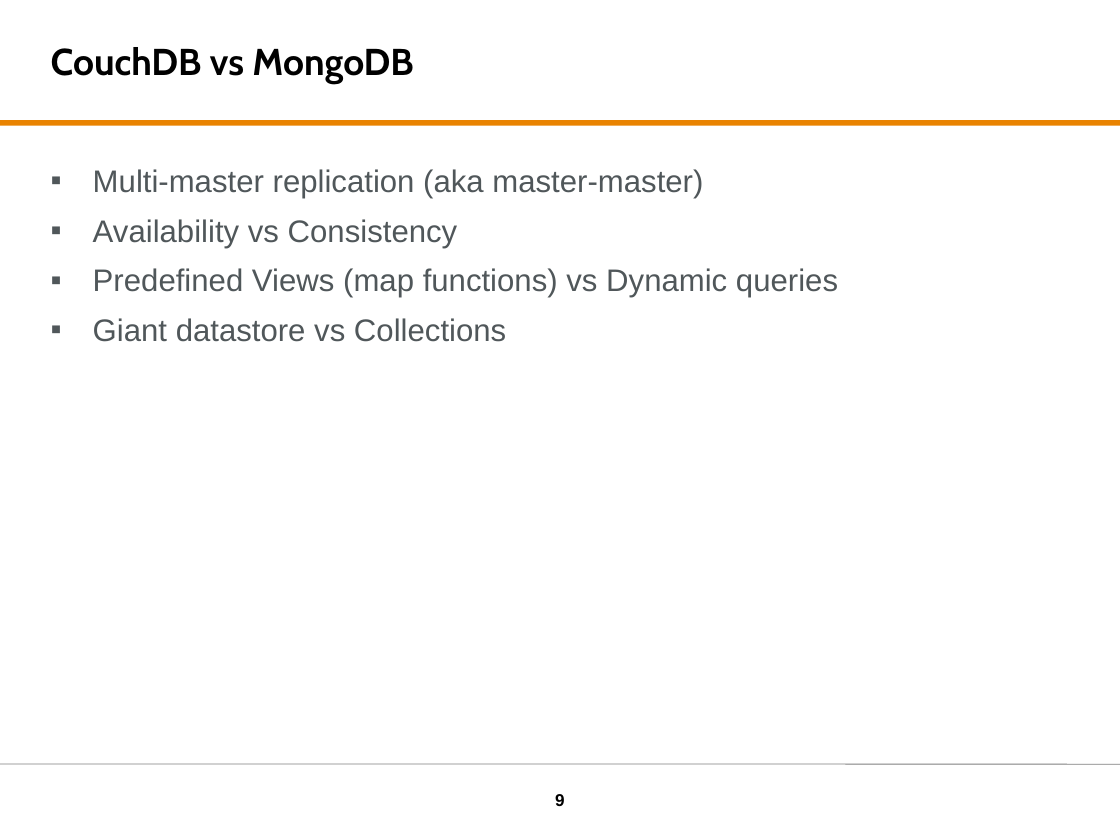
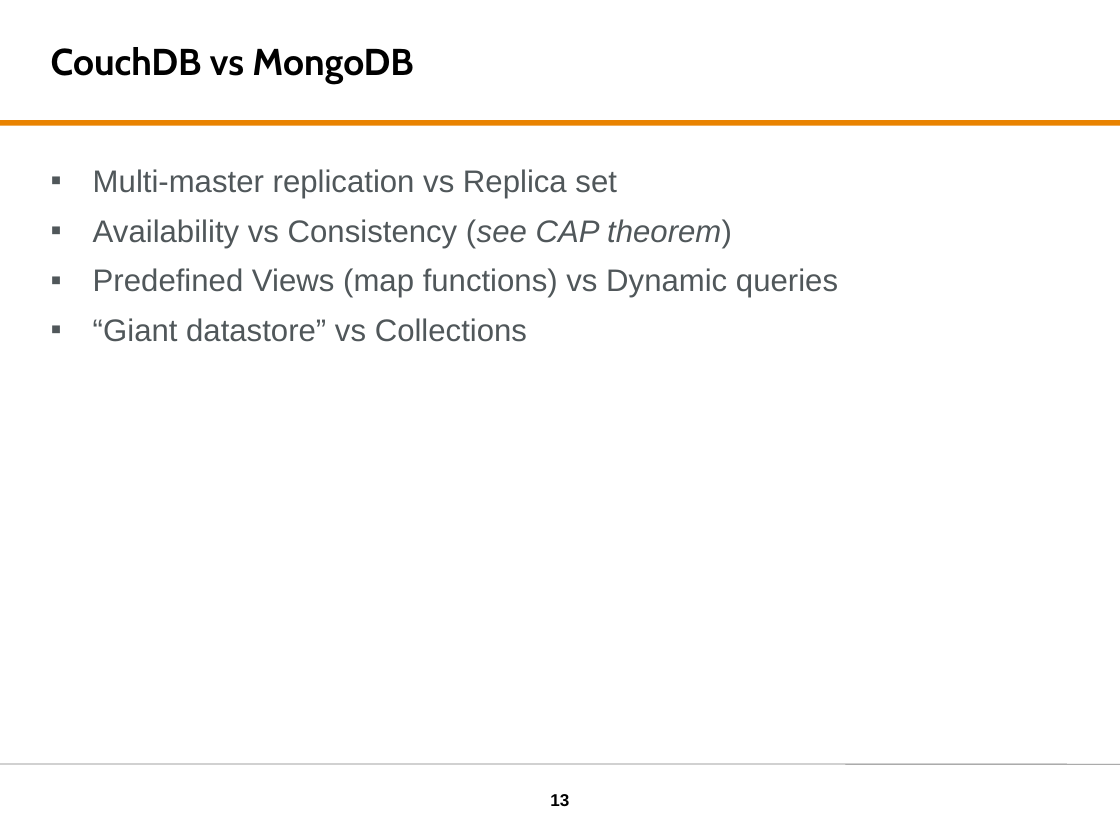
Before and after one commit to tomvdbulck/couchdb_initiation, a slide deck: slide 13 of presentation/Big Data - CouchDB.pptx (slide 9 before the commit). Drawn at 1120x840 pixels with LibreOffice and Linux fonts; fonts in the diff are those of the drawing; background and template pictures are left out. Boxes give left, top, right and bottom in pixels: in the first picture for what was removed or moved away, otherwise in the second. Text is boxed around its words. In the diff, an @@ line names an element or a change of style, - is before the commit and + after.

Commit message:
update presentation

```diff
--- a/presentation/Big Data - CouchDB.pptx
+++ b/presentation/Big Data - CouchDB.pptx
@@ text at (93,169,732,248): text changed @@
-▪ Multi-master replication (aka master-master)
-▪ Availability vs Consistency
+▪ Multi-master replication vs Replica set
+▪ Availability vs Consistency (see CAP theorem)
@@ text at (93,318,527,342): text changed @@
-▪ Giant datastore vs Collections
+▪ “Giant datastore” vs Collections
@@ page number at (550,794,569,806): text changed @@
-9
+13
```
Also in this commit, not shown: 7 other slides changed, 4 slides added.
